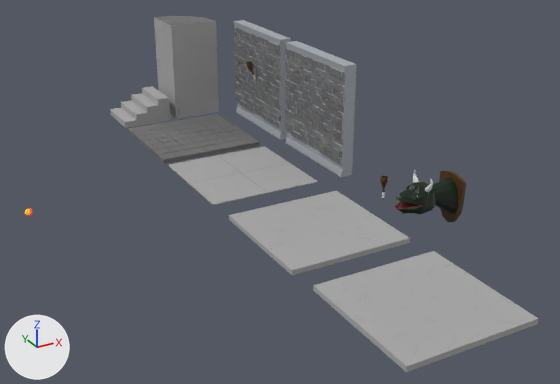
What one commit did to the Blender file Assets/blender/Enviroment.blend.
The view is the same before and after, from a camera (50 mm lens) standing at (-9.4, -57.9, 26.3) and looking at (18.8, -6.5, 0.6). The lights are fixed; the arrows at lower left show +X, +Y and +Z.

Before the edit, the objects in view are built like this:
```python
ob_fireball = bpy.data.objects.new('fireball', me_icosphere)
ob_fireball.location = (-0.08, -0.09, 0.43)
ob_fireball.rotation_euler = (0.0, 0.0, 3.142)  # degrees (0, 0, 180)
ob_fireball.scale = (0.318, 0.318, 0.318)
ob_floor2 = bpy.data.objects.new('Floor2', me_cube)
ob_floor2.location = (18.41, 10.93, 0.0)
ob_floor2.scale = (5.0, 5.0, 0.2)
ob_pillar_quarter = bpy.data.objects.new('Pillar Quarter', me_cylinder_001)
ob_pillar_quarter.location = (19.22, 17.3, 5.0)
ob_pillar_quarter.scale = (1.0, 1.0, 5.0)
ob_stairs = bpy.data.objects.new('Stairs', me_cube_006)
ob_stairs.location = (16.1, 19.58, -0.4)
ob_wall_1 = bpy.data.objects.new('Wall 1', me_cube_001)
ob_wall_1.location = (26.43, -0.07, 5.0)
ob_wall_1.rotation_euler = (0.0, 0.0, 3.142)  # degrees (0, 0, 180)
ob_wall_1.scale = (0.5, 5.0, 5.0)
ob_wallwithtorch = bpy.data.objects.new('WallWithTorch', me_cube_004)
ob_wallwithtorch.location = (26.43, 11.09, 5.0)
ob_wallwithtorch.rotation_euler = (0.0, 0.0, 3.142)  # degrees (0, 0, 180)
ob_wallwithtorch.scale = (0.5, 5.0, 5.0)
# also in view: 'DragonHead' at (29.1, -12.6, 0.0); 'Ceiling1' at (18.8, -25.1, 0.0); 'Floor1' at (18.5, 0.0, 0.0); 'Ceiling2' at (18.6, -12.7, 0.0)
```
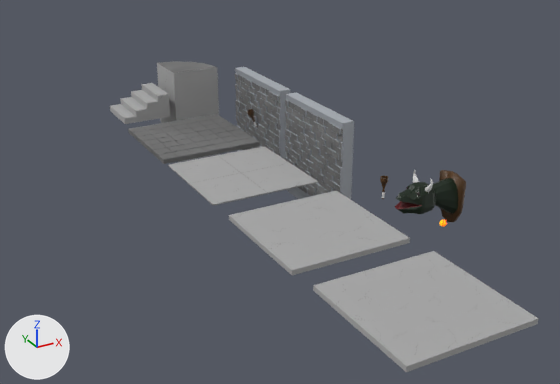
Pixel boxes (x1, y1, x2, y2) of what changed, in the pictures (560 x 384 px):
'Wall 1', moved
    before: (285, 41, 356, 177)
    after: (285, 92, 354, 200)
'WallWithTorch', moved
    before: (234, 20, 291, 140)
    after: (235, 67, 290, 159)
'Pillar Quarter', moved
    before: (154, 16, 219, 119)
    after: (157, 61, 219, 162)
'Stairs', moved
    before: (110, 86, 170, 128)
    after: (110, 83, 170, 124)
'fireball', moved
    before: (25, 209, 33, 215)
    after: (439, 220, 448, 226)

The edits, one by one:
Object 'Wall 1' (ob_wall_1) moves from (26.43, -0.07, 5.0) to (26.43, -0.07, 0.0).
Object 'WallWithTorch' (ob_wallwithtorch) moves from (26.43, 11.09, 5.0) to (26.43, 11.09, 0.0).
Object 'Stairs' (ob_stairs) moves from (16.1, 19.58, -0.4) to (16.1, 19.58, 0.0).
Object 'Pillar Quarter' (ob_pillar_quarter) moves from (19.22, 17.3, 5.0) to (19.22, 17.3, 0.0).
Object 'fireball' (ob_fireball) moves from (-0.08, -0.09, 0.43) to (27.68, -16.61, 0.0).
